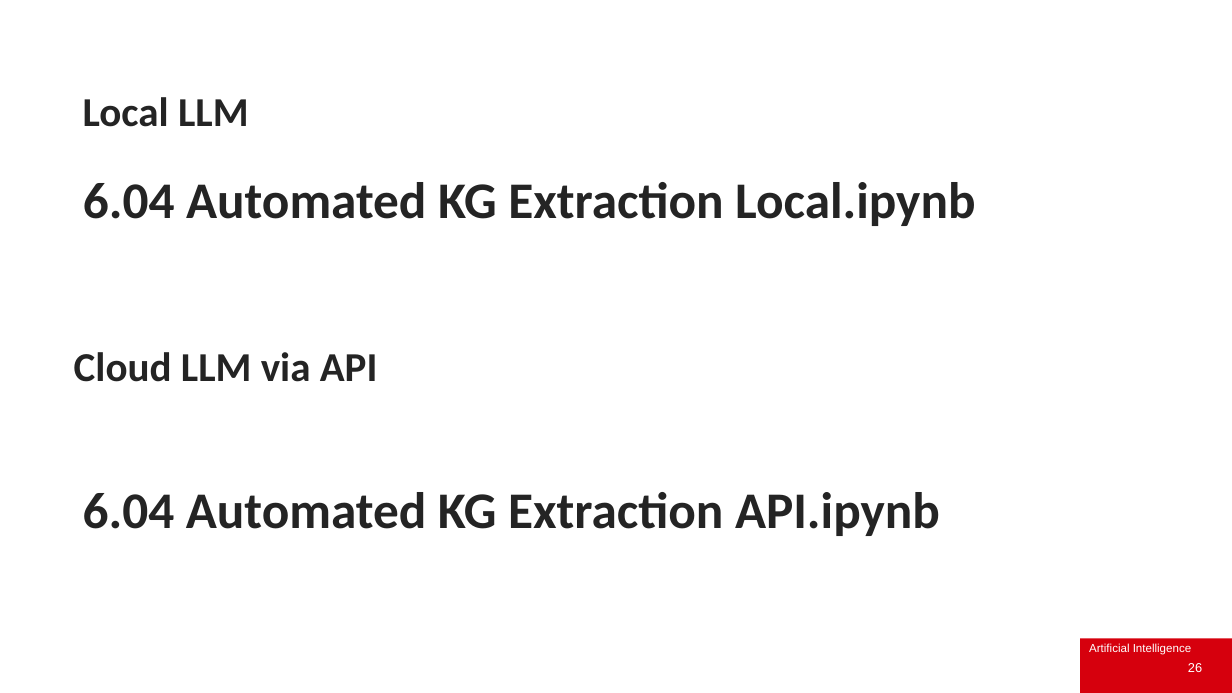
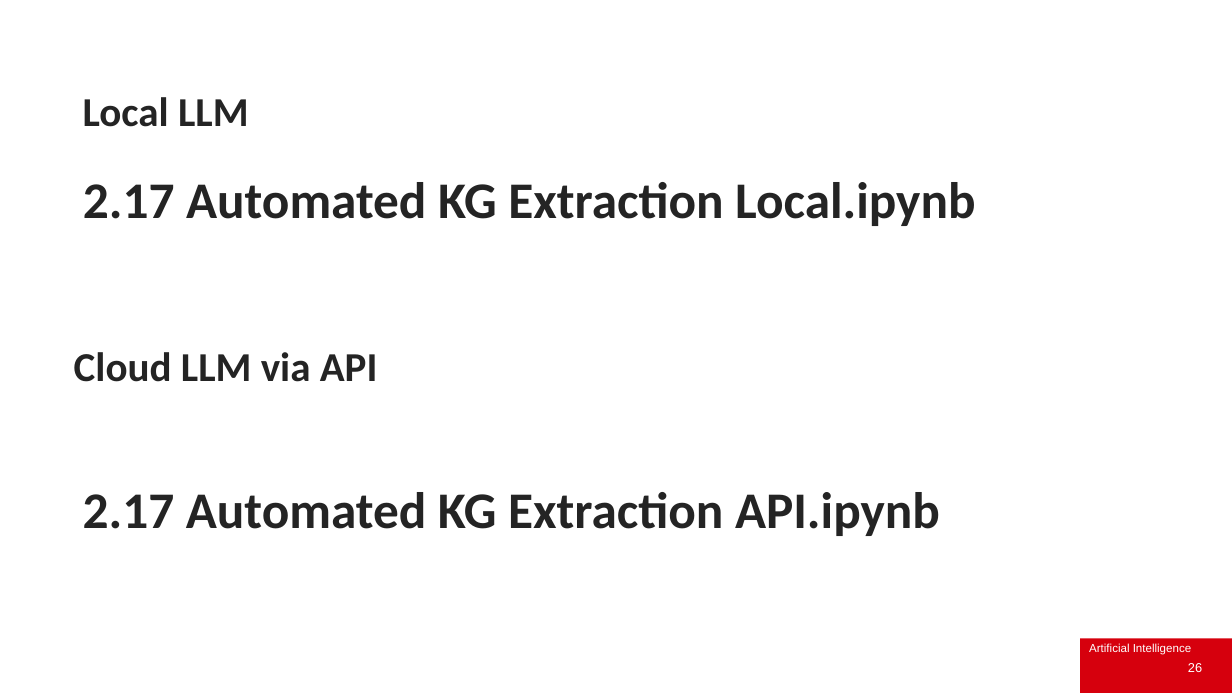
Before and after one commit to IainStyles/Knowledge-Engineering-2026, a slide deck: slide 26 of Slides/ECS8052 Week 6 2026-11-02.pptx. Drawn at 1232x693 pixels with LibreOffice and Linux fonts; fonts in the diff are those of the drawing; background and template pictures are left out. Boxes give left, top, right and bottom in pixels: in the first picture for what was removed or moved away, otherwise in the second. Text is boxed around its words. In the diff, an @@ line names an element or a change of style, - is before the commit and + after.

```diff
--- a/Slides/ECS8052 Week 6 2026-11-02.pptx
+++ b/Slides/ECS8052 Week 6 2026-11-02.pptx
@@ text at (x1=83, y1=182, x2=975, y2=226): text changed @@
-6.04 Automated KG Extraction Local.ipynb
+2.17 Automated KG Extraction Local.ipynb
@@ text at (x1=83, y1=492, x2=940, y2=536): text changed @@
-6.04 Automated KG Extraction API.ipynb
+2.17 Automated KG Extraction API.ipynb
```
Also in this commit, not shown: 4 other slides changed, 1 slide removed, 17 other files.
